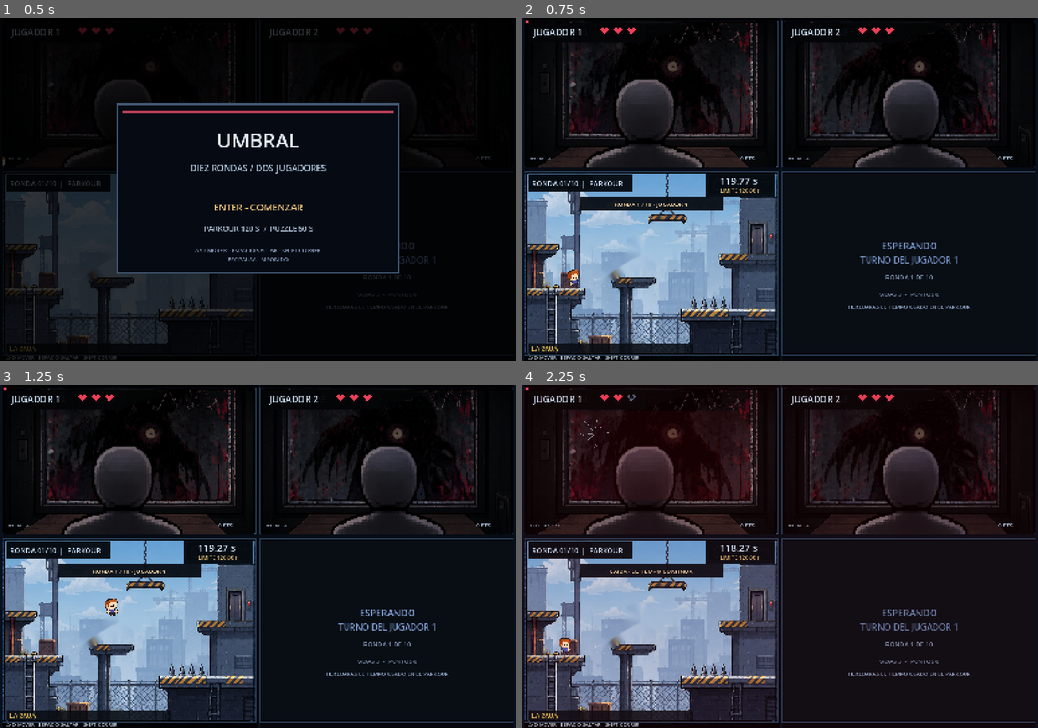
Above: before the commit, frames 1-4 (two rows, left to right).
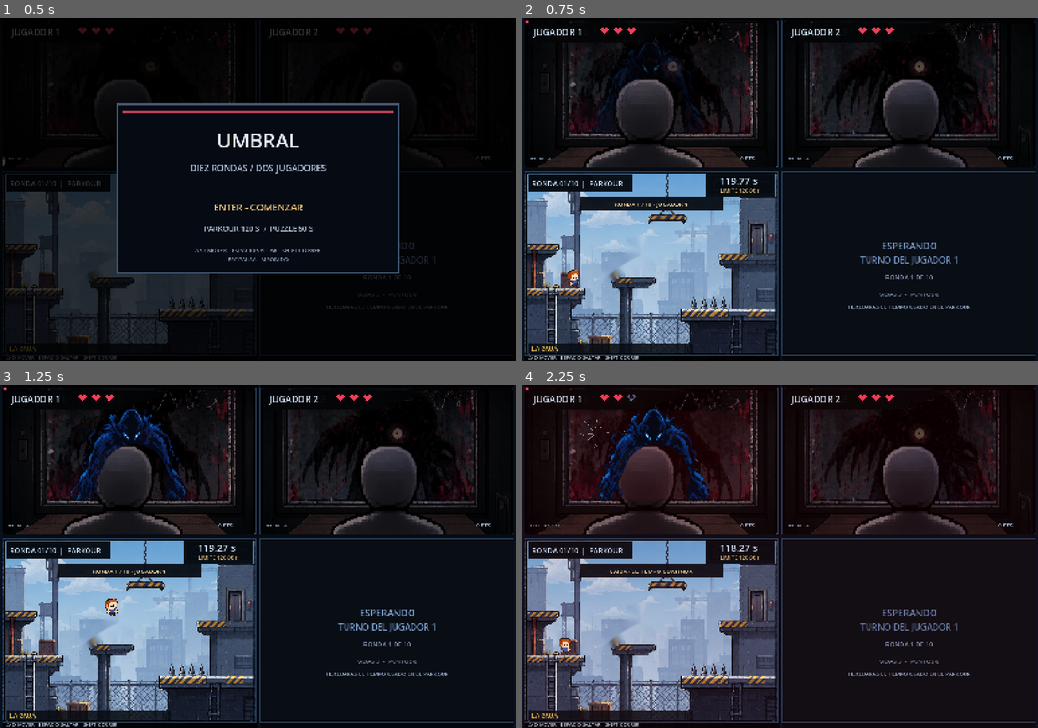
Above: after the commit, the same moments.

Repository: grupoingesuaves-lab/AI-Game-Jam---Cis-GameHub
Game: Godot game, scene res://scenes/main.tscn
The game is run twice, just before and just after one commit, with the same random seed, the same clock (stepped at 60 frames per second) and the same inputs.
Inputs:
- Up to frame 1 (0.5 s): no input
- Up to frame 2 (0.75 s): tap Enter at 0.5 s; hold D from 0.53 s (still down); hold Shift from 0.53 s (still down)
- Up to frame 3 (1.25 s): keep holding D; keep holding Shift; tap Space at 0.77 s
- Up to frame 4 (2.25 s): release D at 1.28 s; release Shift at 1.28 s; hold A 1.28-2.03 s; tap M at 1.35 s; tap Space at 1.52 s; hold D from 2.03 s (still down); tap Enter at 2.1 s

Frame 1 is identical in both runs. In frame 2, 0.3% of the frame differs, in the area x 14-36%, y 7-34%; in frame 3, 1.3%; in frame 4, 1.4%, in the area x 14-37%, y 7-34%.

Commit message:
feat: actualizar UMBRAL con monstruo animado y efecto espejo

Diff:
--- /dev/null
+++ b/ORIGINALES_SHA256.json
@@ -0,0 +1,46 @@
+{
+  ".gitignore": "0fa38585bccb7671e08d7e07c5e4b8af0d69a635b94130e533b6128e57513f13",
+  "assets/backgrounds/horror_left.png": "812c8b7c512bc11b7d8ac59960b908ba12d9f6ef1ba3ec8d008fb63c525a20ab",
+  "assets/backgrounds/horror_right.png": "9ba37864cb5a9e3efa6fd8f9394b331f634d4a1d43ab7f389d592197252fcf62",
+  "assets/backgrounds/level_02.png": "04018cd7e4bd38dd01bbf9543f85b1e55aae96ec3315c417b6413d7c59af551e",
+  "assets/backgrounds/level_03.png": "f585c569d1fa6672629e821154bdcb4622b221bda1938fed703d8b0dd81ebc01",
+  "assets/backgrounds/level_04.png": "2a885592bf3d1ae971c59b0058184640cf719190be19bc899c775077c3797e4a",
+  "assets/backgrounds/level_05.png": "232b1fb712e054ca0535358efc52a1a85b9640f7161e2b65332dc32da0e959e7",
+  "assets/backgrounds/level_06.png": "2470de7fd47c2e8d5f319f4885d81720d629c176c84e742280ee9ee84f5932d5",
+  "assets/backgrounds/level_07.png": "3ac2f2930bad24cdeac2c17aa04df8c97da859894235afa82e1ba8d0a190c669",
+  "assets/backgrounds/level_08.png": "2fbb047309ed205144ff2c9fabc61053b97f2f9bf97609ea2f14277263d48af7",
+  "assets/backgrounds/level_09.png": "3dd788a5c6aededf1c4964d214e9a91f6f6c73cb166a3b245f8f4fac9eef6040",
+  "assets/backgrounds/level_10.png": "52066fe25a7a4027bbf41a02b467553f83d858b45fcba2928a167bd7a09b9e84",
+  "assets/backgrounds/platform.png": "c75b1a70166cd9b32bd1d2ec6189519c3018a2839b984ed4d8148e4b2e3a93f3",
+  "assets/backgrounds/platform_clean.png": "d641a5e9389aad30e46644bcf4d012c69c1843b2c02c9521064ea874100f10a6",
+  "assets/characters/personaje_azul.png": "b07aa212e48b9fa137282d08c56af24bc6fcfae24dcdf680a005c7f5a3d2d2ac",
+  "assets/characters/personaje_rojo.png": "b41aa0c3764c66c23880edf1079490849a418a517062347984028854acbedfc5",
+  "assets/icon.png": "6688acdcae582c814792095d5151bb4a653e8a76a5ab79e5985f419b197f423d",
+  "assets/windows/cracks_left_1.png": "f6fed954d2b613a7495c7815fe85521d985c55f57f38b0a8476d485123515479",
+  "assets/windows/cracks_left_2.png": "0d0cd760dcb9a83718383aecabf931bd1b8b647af432adcd99dbe5673084e2ae",
+  "assets/windows/cracks_left_3.png": "b0344f2225c83d700878fe0a9ccb6a7cefdb93cce9d2911908e248f789bbdc8a",
+  "assets/windows/cracks_right_1.png": "c5cef87ca009de4a03d7973ba06422f7114adea4ab8797e999c10b057667b764",
+  "assets/windows/cracks_right_2.png": "e6420a02b3a185b4da546bb2490462fe43b3779d4f2b0aab3b69144be84ce6a6",
+  "assets/windows/cracks_right_3.png": "4b4041321a0ab3574daf0d881f483d45574796d90f0c076e1d6ca21023c79b5e",
+  "assets/windows/horror_left_intact.png": "2c24f90945c6d38a177b95e491e9b6635419689982ad623c685f088338af30bc",
+  "assets/windows/horror_right_intact.png": "150c7c648ef55b074aab8fad1ceebfd4ae1a763dd298ba41ff2a6c2a53d0bf39",
+  "docs/main_original.gd.txt": "8bde3bcf4eb92c6cb8a4ebd084dacc573ca44d3136e5fb6ca21303769bf980a9",
+  "docs/VISTA_PREVIA_PERSONAJES.png": "151f9ce5535827600f60010a4ef6b0b98df5a31281ee72d41eab5489bb357950",
+  "project.godot": "8ad4c3505d5b8951f9cca69967deece0fe5ef6b43909e877e5ca0aba22ab67c6",
+  "README.md": "5d93c5a29b1fe861489911980b751be97d2eebe6274a22ce39ec268daee15d3b",
+  "scenes/main.tscn": "e0b7d8213498c7ccd4e935a4e834890106b138393fc65f861ef5021d9c9a21d6",
+  "scripts/game/config.gd": "5cfbffdd3ea0cb8c44169c53305ab4ce0d3707d334dfd0fe8ee852c6b89a0a4b",
+  "scripts/game/config.gd.uid": "c4e9d70164a46d7d5c9e5a115a4eb23198090cf8a0ed830492dabcdc1c18d192",
+  "scripts/game/parkour.gd": "a061767f585eb0a2b73d901e66a69582ac65c3c7d255718685750b98c1c392a5",
+  "scripts/game/parkour.gd.uid": "c08cd47cbdd5a4d4585c69d9b44e99dcfade99de82652622f677103abf998671",
+  "scripts/game/puzzles.gd": "fb06af15b21ccac56b922710164df4c19269114bd969c418cb64b91d6d2b9831",
+  "scripts/game/puzzles.gd.uid": "1652ccbd0b4eef32e6fdb005ca07d087bbbcb5ad066d65065ddd130eec5d5233",
+  "scripts/game/sound.gd": "98392d83b02dbd4805b6bb0b025f2ff7e8a8c897c11d9d5a55cb1225653ef5c4",
+  "scripts/game/sound.gd.uid": "5c6d8f5126ef6269313887e160a1643777a9b00d5b28816d392801c3fbe26e57",
+  "scripts/game/stage.gd": "91de95e33a21947fd26ca1fb3054d5045ca2010bca13cf272456d029a01e3500",
+  "scripts/game/stage.gd.uid": "6b32a71f6d0578dbd4799401d55bd66cfbee607e6c65b931e0587a8c1a5a447c",
+  "scripts/main.gd": "08453c835b3aa36506db1a15b62471379c011009ce29f730b74a14d02bd935ff",
+  "scripts/main.gd.uid": "1ea62736d9163cbeae94b58fabd38901c9bbcdc3a2b8d3952acd2cc953140ad2",
+  "scripts/ui/renderer.gd": "ee334837bb08fddbaef8ca8773fb91d69d5750bb778fb0fbcd708a37c55264f1",
+  "scripts/ui/renderer.gd.uid": "4e5f37d01e6fbf70da84e983a0e84352943535fade75e48e48db0482233b3aa7"
+}
--- a/scenes/main.tscn
+++ b/scenes/main.tscn
@@ -1,8 +1,10 @@
-[gd_scene load_steps=4 format=3]
+[gd_scene load_steps=5 format=3]
 
 [ext_resource type="Script" path="res://scripts/main.gd" id="1_main"]
 [ext_resource type="Script" path="res://scripts/ui/renderer.gd" id="2_renderer"]
 [ext_resource type="Script" path="res://scripts/game/sound.gd" id="3_sound"]
+
+[ext_resource type="Script" path="res://scripts/monster/monster_overlay.gd" id="4_monster"]
 
 [node name="Main" type="Node2D"]
 script = ExtResource("1_main")
@@ -12,3 +14,6 @@
 
 [node name="Sound" type="Node" parent="."]
 script = ExtResource("3_sound")
+
+[node name="MonsterOverlay" type="Node2D" parent="."]
+script = ExtResource("4_monster")
--- /dev/null
+++ b/scripts/monster/monster_overlay.gd
@@ -0,0 +1,166 @@
+extends Node2D
+## Capa adicional del monstruo; NO modifica ninguna regla ni sprite original.
+## Los PNG se leen directamente (Image.load_from_file), sin exigir que
+## Godot haya importado previamente las 200 texturas como recursos.
+
+const STEPS: int = 25
+const ANIMATION_FRAMES: int = 4
+const PANEL_WIDTH: float = 768.0
+const MAX_HEARTS: int = 3
+const BASE_PROXIMITY: float = 0.23
+const PROXIMITY_PER_LIFE: float = 0.14
+const PROXIMITY_PER_SECOND: float = 0.0045
+const SMOOTHING_SPEED: float = 0.12
+const FADE_IN_SPEED: float = 2.3
+# Solo modifica la animacion de cambio de pantalla: no altera el acercamiento.
+const TRANSFER_HIDE_DURATION: float = 0.28
+const TRANSFER_SHOW_DURATION: float = 0.44
+const TRANSFER_SLIDE: float = 42.0
+
+var game: Node2D
+var previous_player: int = -1
+var active_seconds: float = 0.0
+var proximity: float = BASE_PROXIMITY
+var appearance: float = 0.0
+var animation_clock: float = 0.0
+# Fase 0: seguimiento habitual; 1: se oculta; 2: aparece en el otro lado.
+# Nunca se dibuja en ambos lados al mismo tiempo.
+var transfer_phase: int = 0
+var transfer_elapsed: float = 0.0
+var transfer_destination: int = -1
+
+# Solo conservamos las cuatro texturas del paso y lado actuales;
+# antes se cargaban 200 imágenes de golpe en _ready().
+var loaded_player: int = -1
+var loaded_step: int = -1
+var loaded_frames: Array[Texture2D] = []
+
+func _ready() -> void:
+    game = get_parent() as Node2D
+    texture_filter = CanvasItem.TEXTURE_FILTER_NEAREST
+    queue_redraw()
+
+func _read_png(path: String) -> Texture2D:
+    if not FileAccess.file_exists(path):
+        push_error("Falta la imagen del monstruo: " + path)
+        return null
+    var image: Image = Image.load_from_file(path)
+    if image == null or image.is_empty():
+        push_error("No se pudo decodificar el PNG del monstruo: " + path)
+        return null
+    return ImageTexture.create_from_image(image)
+
+func _load_current_animation(player: int, step: int) -> void:
+    if player == loaded_player and step == loaded_step:
+        return
+    loaded_frames.clear()
+    var side: String = "l" if player == 0 else "r"
+    for frame in range(ANIMATION_FRAMES):
+        var path: String = "res://assets/monster/overlays/%s_%02d_%d.png" % [side, step, frame]
+        loaded_frames.append(_read_png(path))
+    loaded_player = player
+    loaded_step = step
+
+func _process(delta: float) -> void:
+    if game == null:
+        return
+    # El monstruo no aparece en el menu ni en la pantalla final.
+    if game.get("mode") != "playing":
+        if game.get("mode") == "menu" or game.get("mode") == "end":
+            previous_player = -1
+            active_seconds = 0.0
+            appearance = 0.0
+            proximity = BASE_PROXIMITY
+            transfer_phase = 0
+            transfer_elapsed = 0.0
+            transfer_destination = -1
+        queue_redraw()
+        return
+
+    var player: int = clampi(int(game.get("active_player")), 0, 1)
+    var dt: float = minf(delta, 0.08)
+
+    if transfer_phase == 1:
+        # El monstruo de la pantalla anterior termina de ocultarse.
+        # El siguiente lado no se muestra hasta que el anterior desaparece.
+        transfer_destination = player
+        transfer_elapsed += dt
+        animation_clock += dt
+        if transfer_elapsed < TRANSFER_HIDE_DURATION:
+            queue_redraw()
+            return
+        previous_player = transfer_destination
+        active_seconds = 0.0
+        appearance = 0.0
+        proximity = BASE_PROXIMITY
+        transfer_phase = 2
+        transfer_elapsed = 0.0
+    elif player != previous_player:
+        if previous_player >= 0:
+            # Inicio del cambio de turno: primero salir del lado anterior.
+            transfer_destination = player
+            transfer_phase = 1
+            transfer_elapsed = 0.0
+            queue_redraw()
+            return
+        # Primera aparicion de una partida: solo animacion de entrada.
+        previous_player = player
+        active_seconds = 0.0
+        appearance = 0.0
+        proximity = BASE_PROXIMITY
+        transfer_phase = 2
+        transfer_elapsed = 0.0
+
+    if transfer_phase == 2:
+        transfer_elapsed += dt
+        if transfer_elapsed >= TRANSFER_SHOW_DURATION:
+            transfer_phase = 0
+
+    active_seconds += dt
+    animation_clock += dt
+    appearance = minf(1.0, appearance + dt * FADE_IN_SPEED)
+    var player_hearts: Array = game.get("hearts")
+    var lives_lost: int = clampi(MAX_HEARTS - int(player_hearts[player]), 0, MAX_HEARTS)
+    var goal: float = clampf(
+        BASE_PROXIMITY + float(lives_lost) * PROXIMITY_PER_LIFE
+        + active_seconds * PROXIMITY_PER_SECOND, 0.0, 1.0
+    )
+    proximity = move_toward(proximity, goal, SMOOTHING_SPEED * dt)
+
+    var step: int = clampi(roundi(proximity * float(STEPS - 1)), 0, STEPS - 1)
+    _load_current_animation(player, step)
+    queue_redraw()
+
+func _draw() -> void:
+    if game == null or game.get("mode") != "playing" or previous_player < 0:
+        return
+    if loaded_player != previous_player or loaded_frames.size() != ANIMATION_FRAMES:
+        return
+    var frame: int = int(animation_clock * 2.0) % ANIMATION_FRAMES
+    var texture: Texture2D = loaded_frames[frame]
+    if texture == null:
+        return
+    # La derecha conserva los PNG y su orientacion originales.
+    # A la izquierda se reflejan todos los fotogramas en espejo.
+    # El espejo se hace SOLO en la capa del monstruo, nunca en el escenario
+    # ni en los sprites de los protagonistas.
+    var alpha: float = 0.92 * appearance
+    var offset_x: float = 0.0
+    var direction: float = 1.0 if previous_player == 0 else -1.0
+    if transfer_phase == 1:
+        var hide_t: float = clampf(transfer_elapsed / TRANSFER_HIDE_DURATION, 0.0, 1.0)
+        alpha *= 1.0 - hide_t
+        offset_x = direction * TRANSFER_SLIDE * hide_t * hide_t
+    elif transfer_phase == 2:
+        var show_t: float = clampf(transfer_elapsed / TRANSFER_SHOW_DURATION, 0.0, 1.0)
+        alpha *= show_t
+        offset_x = -direction * TRANSFER_SLIDE * (1.0 - show_t) * (1.0 - show_t)
+
+    if previous_player == 0:
+        # X=768 con escala X=-1 refleja la imagen dentro de su panel izquierdo.
+        draw_set_transform(Vector2(PANEL_WIDTH + offset_x, 0.0), 0.0, Vector2(-1.0, 1.0))
+        draw_texture(texture, Vector2.ZERO, Color(1.0, 1.0, 1.0, alpha))
+        draw_set_transform(Vector2.ZERO)
+    else:
+        # SIN transformacion en el panel derecho: aspecto original intacto.
+        draw_texture(texture, Vector2(PANEL_WIDTH + offset_x, 0.0), Color(1.0, 1.0, 1.0, alpha))
--- a/scripts/ui/renderer.gd
+++ b/scripts/ui/renderer.gd
@@ -4,37 +4,54 @@
 
 var game
 var font: Font
-var horror_left: Texture2D = preload("res://assets/windows/horror_left_intact.png")
-var horror_right: Texture2D = preload("res://assets/windows/horror_right_intact.png")
-var crack_left: Array[Texture2D] = [
-    preload("res://assets/windows/cracks_left_1.png"),
-    preload("res://assets/windows/cracks_left_2.png"),
-    preload("res://assets/windows/cracks_left_3.png")
-]
-var crack_right: Array[Texture2D] = [
-    preload("res://assets/windows/cracks_right_1.png"),
-    preload("res://assets/windows/cracks_right_2.png"),
-    preload("res://assets/windows/cracks_right_3.png")
-]
-var first_stage: Texture2D = preload("res://assets/backgrounds/platform_clean.png")
-var level_backgrounds: Array[Texture2D] = [
-    preload("res://assets/backgrounds/level_02.png"), preload("res://assets/backgrounds/level_03.png"),
-    preload("res://assets/backgrounds/level_04.png"), preload("res://assets/backgrounds/level_05.png"),
-    preload("res://assets/backgrounds/level_06.png"), preload("res://assets/backgrounds/level_07.png"),
-    preload("res://assets/backgrounds/level_08.png"), preload("res://assets/backgrounds/level_09.png"),
-    preload("res://assets/backgrounds/level_10.png")
-]
-# Hojas originales: 9 fotogramas de 40 x 56 px, uno por cada jugador.
+# Carga de las imagenes sin depender de los preloads del importador.
+# No cambia las imagenes, sus posiciones ni el aspecto del juego.
+var horror_left: Texture2D
+var horror_right: Texture2D
+var crack_left: Array[Texture2D] = []
+var crack_right: Array[Texture2D] = []
+var first_stage: Texture2D
+var level_backgrounds: Array[Texture2D] = []
+
+# Dimensiones exactas de los sprites originales: NO SE MODIFICAN.
 const HERO_FRAME_WIDTH: float = 40.0
 const HERO_FRAME_HEIGHT: float = 56.0
 const HERO_FRAME_COUNT: int = 9
-var hero_blue: Texture2D = preload("res://assets/characters/personaje_azul.png")
-var hero_red: Texture2D = preload("res://assets/characters/personaje_rojo.png")
+var hero_blue: Texture2D
+var hero_red: Texture2D
+
+func _read_png(path: String) -> Texture2D:
+    # En una copia recien descomprimida, Godot puede evaluar scripts
+    # antes de haber terminado de construir su cache de importacion.
+    # Image.load_from_file puede leer el PNG fuente directamente.
+    if FileAccess.file_exists(path):
+        var image: Image = Image.load_from_file(path)
+        if image != null and not image.is_empty():
+            return ImageTexture.create_from_image(image)
+    # En una exportacion, Godot podria empaquetar texturas importadas
+    # pero no incluir el PNG fuente como archivo independiente.
+    if ResourceLoader.exists(path):
+        var resource: Resource = ResourceLoader.load(path)
+        if resource is Texture2D:
+            return resource as Texture2D
+    push_error("UMBRAL: no se pudo cargar la imagen: " + path)
+    return null
 
 func _ready() -> void:
     game = get_parent()
     font = ThemeDB.fallback_font
     texture_filter = CanvasItem.TEXTURE_FILTER_NEAREST
+
+    horror_left = _read_png("res://assets/windows/horror_left_intact.png")
+    horror_right = _read_png("res://assets/windows/horror_right_intact.png")
+    for n in range(1, 4):
+        crack_left.append(_read_png("res://assets/windows/cracks_left_%d.png" % n))
+        crack_right.append(_read_png("res://assets/windows/cracks_right_%d.png" % n))
+    first_stage = _read_png("res://assets/backgrounds/platform_clean.png")
+    for n in range(2, 11):
+        level_backgrounds.append(_read_png("res://assets/backgrounds/level_%02d.png" % n))
+    hero_blue = _read_png("res://assets/characters/personaje_azul.png")
+    hero_red = _read_png("res://assets/characters/personaje_rojo.png")
     queue_redraw()
 
 func box_fill(x: float,y: float,w: float,h: float,color: Color) -> void:
Binary file added: assets/monster/monstruo_spritesheet.png
Binary file added: assets/monster/overlays/l_00_0.png
Binary file added: assets/monster/overlays/l_00_1.png
Binary file added: assets/monster/overlays/l_00_2.png
Binary file added: assets/monster/overlays/l_00_3.png
Binary file added: assets/monster/overlays/l_01_0.png
Binary file added: assets/monster/overlays/l_01_1.png
Binary file added: assets/monster/overlays/l_01_2.png
Binary file added: assets/monster/overlays/l_01_3.png
Binary file added: assets/monster/overlays/l_02_0.png
Binary file added: assets/monster/overlays/l_02_1.png
Binary file added: assets/monster/overlays/l_02_2.png
(and 191 more such lines)
